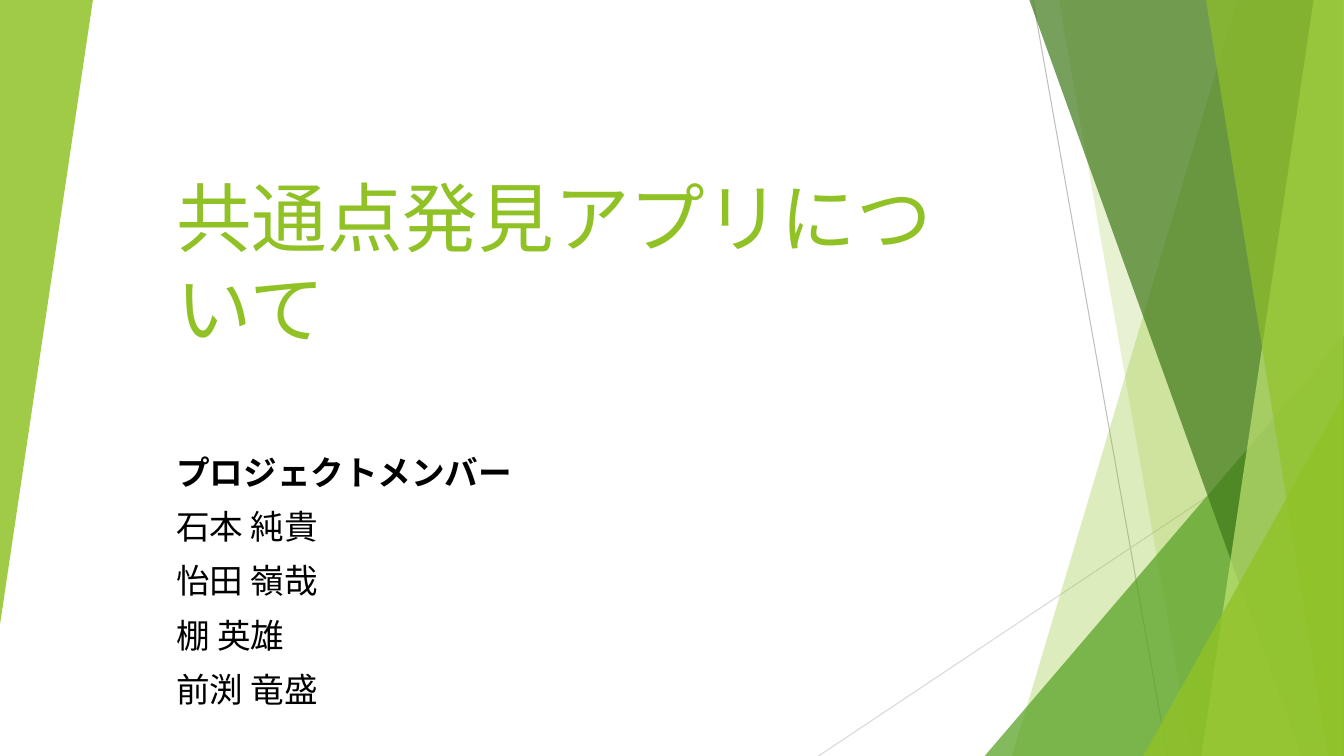
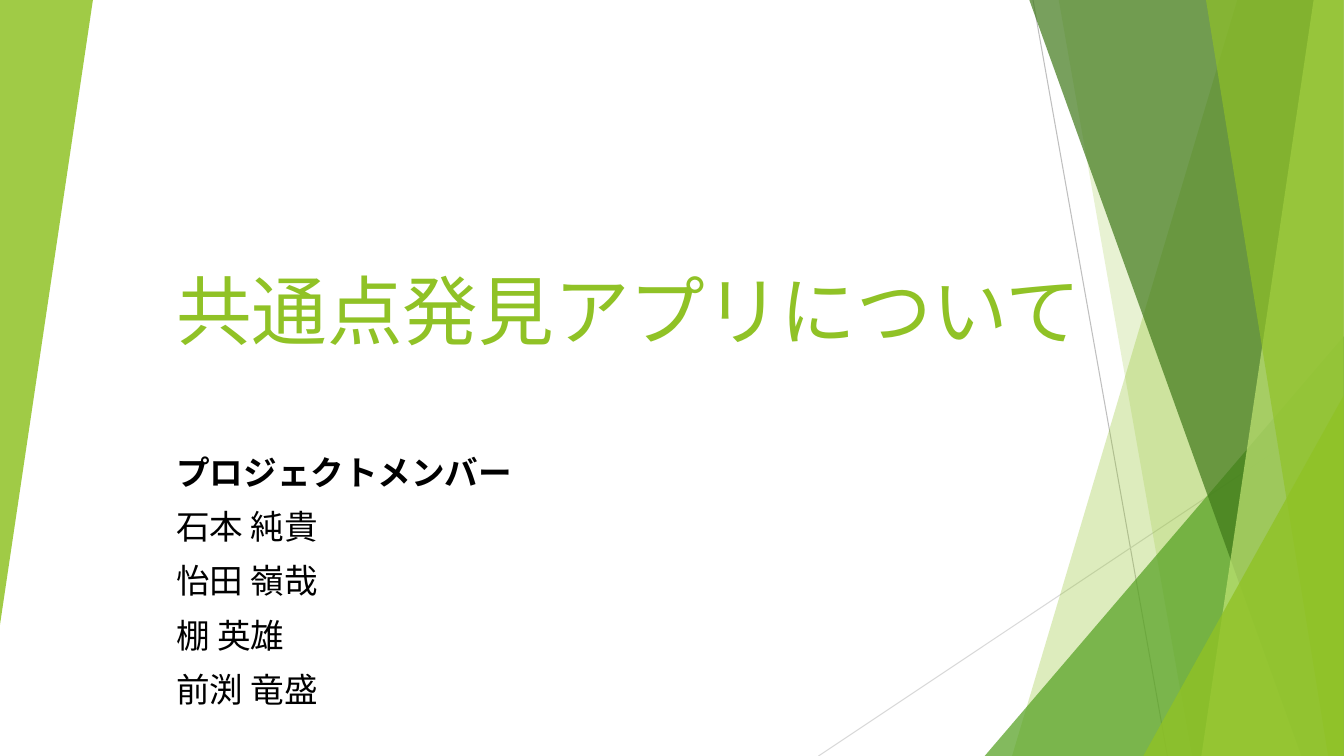
Before and after one commit to ryuseim1115/apprentice-term6-team-dev, a slide deck: slide 1 of docs/90_presentation/チーム開発12th.pptx. Drawn at 1344x756 pixels with LibreOffice and Linux fonts; fonts in the diff are those of the drawing. Boxes give left, top, right and bottom in pixels: in the first picture for what was removed or moved away, otherwise in the second. Text is boxed around its words. In the diff, an @@ line names an element or a change of style, - is before the commit and + after.

```diff
--- a/docs/90_presentation/チーム開発12th.pptx
+++ b/docs/90_presentation/チーム開発12th.pptx
@@ title "共通点発見アプリについて" rewrapped from (176, 182, 932, 340) to (176, 262, 1081, 346) @@
```
Also in this commit, not shown: 11 other slides changed, 1 slide added, 2 other files.
